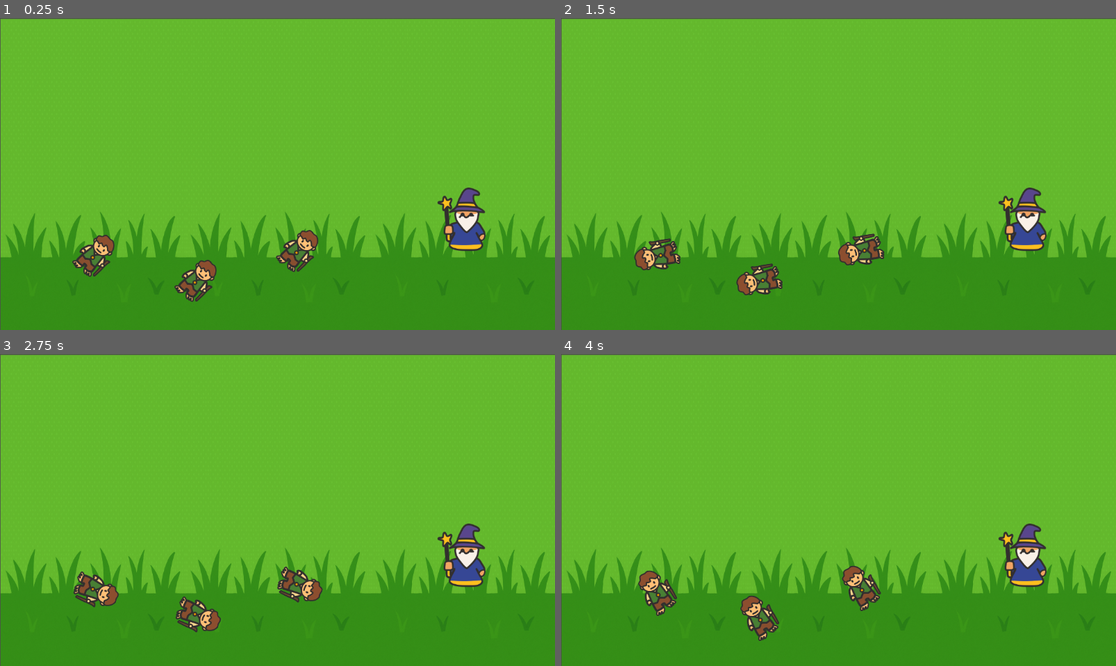
Above: before the commit, frames 1-4 (two rows, left to right).
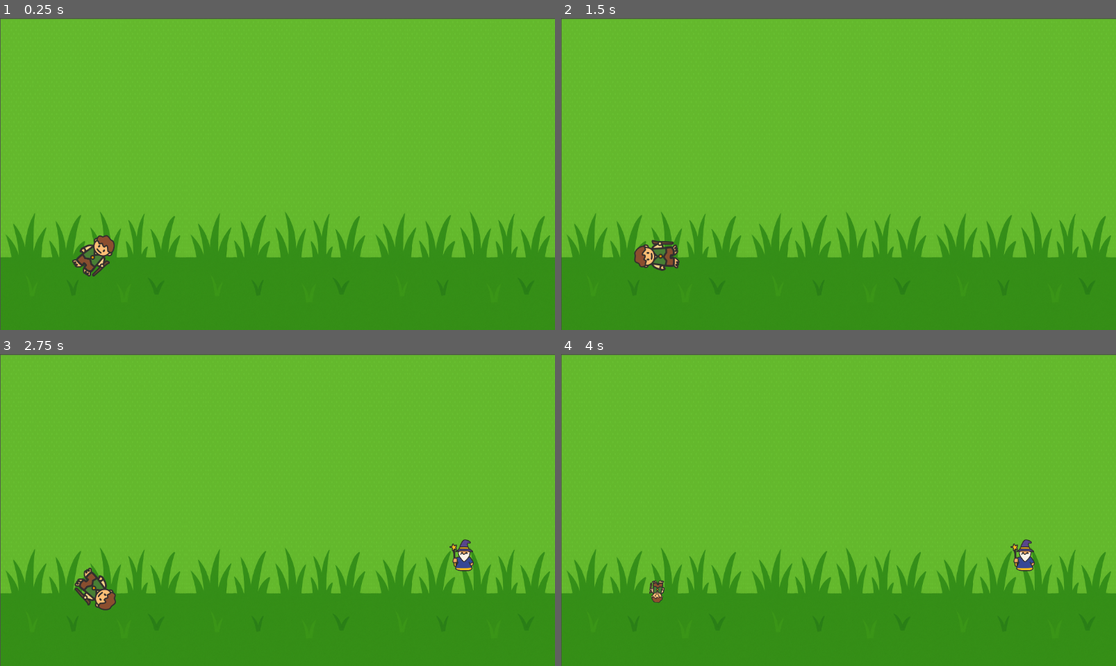
Above: after the commit, the same moments.

Repository: Erscheinung/Godot-Development-Exercises
Game: Godot game, scene res://Scenes/world.tscn
The game is run twice, just before and just after one commit, with the same random seed, the same clock (stepped at 60 frames per second) and the same inputs.
Inputs:
- Up to frame 1 (0.25 s): no input
- Up to frame 2 (1.5 s): hold S (hit_wizard, bound only after the commit) 0.53-1.28 s; tap S (hit_wizard, bound only after the commit) at 1.35 s
- Up to frame 3 (2.75 s): hold S (hit_wizard, bound only after the commit) from 2.03 s (still down)
- Up to frame 4 (4 s): release S (hit_wizard, bound only after the commit) at 2.78 s; tap S (hit_wizard, bound only after the commit) at 2.85 s; hold S (hit_wizard, bound only after the commit) from 3.53 s (still down)

The runs differ from the first frame. In frame 1, 2.5% of the frame differs, in the area x 13-88%, y 54-92%; in frame 2, 2.8%; in frame 3, 2.8%; in frame 4, 2.9%.

Commit message:
signal basics

Diff:
--- a/Code/essentials/Scenes/hobbit.gd
+++ b/Code/essentials/Scenes/hobbit.gd
@@ -1,9 +1,19 @@
+class_name Hobbit
+
 extends Node2D
+signal kill_wizard
+
+func _unhandled_input(event: InputEvent) -> void:
+	if event.is_action_pressed("hit_wizard"):
+		kill_wizard.emit()
 
 # Called when the node enters the scene tree for the first time.
 func _ready() -> void:
-	pass # Replace with function body.
+	show()
 
-# Called every frame. 'delta' is the elapsed time since the previous frame.
 func _process(delta: float) -> void:
-	rotate(3.0*delta)
+	rotate(PI * delta)
+
+func hit_by_spell() -> void:
+	scale = Vector2(0.5,0.5)
+	set_process(false)
--- a/Code/essentials/Scenes/hobbit.tscn
+++ b/Code/essentials/Scenes/hobbit.tscn
@@ -3,9 +3,14 @@
 [ext_resource type="Script" uid="uid://b6gq18si2v2my" path="res://Scenes/hobbit.gd" id="1_fnqmn"]
 [ext_resource type="Texture2D" uid="uid://camp3108ddodp" path="res://Assets/Hobbit.png" id="1_whk12"]
 
-[node name="Hobbit" type="Node2D" unique_id=1776909363]
+[node name="Hobbit" type="Node2D" unique_id=1776909363 node_paths=PackedStringArray("reveal_timer")]
 script = ExtResource("1_fnqmn")
+reveal_timer = NodePath("HideTimer")
 
 [node name="Sprite2D" type="Sprite2D" parent="." unique_id=1058024463]
 scale = Vector2(0.5, 0.5)
 texture = ExtResource("1_whk12")
+
+[node name="HideTimer" type="Timer" parent="." unique_id=2096491845]
+
+[connection signal="timeout" from="HideTimer" to="." method="_on_hide_timer_timeout"]
--- /dev/null
+++ b/Code/essentials/Scenes/wizard.gd
@@ -0,0 +1,23 @@
+class_name Wizard
+extends Node2D
+
+signal cast_spell
+
+@export var reveal_timer: Timer
+@export var spell_timer: Timer
+
+# Called when the node enters the scene tree for the first time.
+func _ready() -> void:
+	hide() # Replace with function body.
+
+
+func _on_reveal_timer_timeout() -> void:
+	show() # Replace with function body.
+
+
+func _on_spell_timer_timeout() -> void:
+	cast_spell.emit()
+
+func hit_by_hobbit() -> void:
+	scale = Vector2(0.5,0.5)
+	set_process(false)
--- a/Code/essentials/Scenes/wizard.tscn
+++ b/Code/essentials/Scenes/wizard.tscn
@@ -1,9 +1,25 @@
 [gd_scene format=3 uid="uid://bci3upd4onmla"]
 
 [ext_resource type="Texture2D" uid="uid://cno5w2uijiilu" path="res://Assets/Wizard.png" id="1_byqed"]
+[ext_resource type="Script" uid="uid://dgw36qry6tq2x" path="res://Scenes/wizard.gd" id="1_ilitf"]
 
-[node name="Wizard" type="Node2D" unique_id=627001919]
+[node name="Wizard" type="Node2D" unique_id=627001919 node_paths=PackedStringArray("reveal_timer", "spell_timer")]
+script = ExtResource("1_ilitf")
+reveal_timer = NodePath("RevealTimer")
+spell_timer = NodePath("SpellTimer")
 
 [node name="Sprite2D" type="Sprite2D" parent="." unique_id=803976086]
 scale = Vector2(0.7, 0.7)
 texture = ExtResource("1_byqed")
+
+[node name="RevealTimer" type="Timer" parent="." unique_id=2092097312]
+wait_time = 2.0
+autostart = true
+
+[node name="SpellTimer" type="Timer" parent="." unique_id=1966534041]
+wait_time = 3.0
+one_shot = true
+autostart = true
+
+[connection signal="timeout" from="RevealTimer" to="." method="_on_reveal_timer_timeout"]
+[connection signal="timeout" from="SpellTimer" to="." method="_on_spell_timer_timeout"]
--- /dev/null
+++ b/Code/essentials/Scenes/world.gd
@@ -0,0 +1,11 @@
+extends Node2D
+
+@export var hobbit: Hobbit
+@export var wizard: Wizard
+
+
+func _on_wizard_cast_spell() -> void:
+	hobbit.hit_by_spell()
+
+func _on_hobbit_kill_wizard() -> void:
+	wizard.hit_by_hobbit()
--- a/Code/essentials/Scenes/world.tscn
+++ b/Code/essentials/Scenes/world.tscn
@@ -1,10 +1,14 @@
 [gd_scene format=3 uid="uid://dwoxvplf70lam"]
 
+[ext_resource type="Script" uid="uid://c7n706lfu8tm0" path="res://Scenes/world.gd" id="1_8j60k"]
 [ext_resource type="Texture2D" uid="uid://c8780qmkwvlex" path="res://Assets/Bg.png" id="1_a02cp"]
 [ext_resource type="PackedScene" uid="uid://boqwxh2g0ig6v" path="res://Scenes/hobbit.tscn" id="2_go701"]
 [ext_resource type="PackedScene" uid="uid://bci3upd4onmla" path="res://Scenes/wizard.tscn" id="3_5a7ea"]
 
-[node name="World" type="Node2D" unique_id=1106288758]
+[node name="World" type="Node2D" unique_id=1106288758 node_paths=PackedStringArray("hobbit", "wizard")]
+script = ExtResource("1_8j60k")
+hobbit = NodePath("Hobbit")
+wizard = NodePath("Wizard")
 
 [node name="Sprite2D" type="Sprite2D" parent="." unique_id=28591038]
 position = Vector2(577, 326)
@@ -13,11 +17,8 @@
 [node name="Hobbit" parent="." unique_id=1776909363 instance=ExtResource("2_go701")]
 position = Vector2(199, 493)
 
-[node name="Hobbit2" parent="." unique_id=874798117 instance=ExtResource("2_go701")]
-position = Vector2(411, 545)
-
-[node name="Hobbit3" parent="." unique_id=1536378319 instance=ExtResource("2_go701")]
-position = Vector2(622, 483)
-
 [node name="Wizard" parent="." unique_id=627001919 instance=ExtResource("3_5a7ea")]
 position = Vector2(958, 418)
+
+[connection signal="kill_wizard" from="Hobbit" to="." method="_on_hobbit_kill_wizard"]
+[connection signal="cast_spell" from="Wizard" to="." method="_on_wizard_cast_spell"]
--- a/Code/essentials/project.godot
+++ b/Code/essentials/project.godot
@@ -15,6 +15,14 @@
 config/features=PackedStringArray("4.6", "Mobile")
 config/icon="res://icon.svg"
 
+[input]
+
+hit_wizard={
+"deadzone": 0.2,
+"events": [Object(InputEventKey,"resource_local_to_scene":false,"resource_name":"","device":-1,"window_id":0,"alt_pressed":false,"shift_pressed":false,"ctrl_pressed":false,"meta_pressed":false,"pressed":false,"keycode":0,"physical_keycode":83,"key_label":0,"unicode":115,"location":0,"echo":false,"script":null)
+]
+}
+
 [physics]
 
 3d/physics_engine="Jolt Physics"
Not shown, added: Code/essentials/Scenes/wizard.gd.uid
Not shown, added: Code/essentials/Scenes/world.gd.uid
